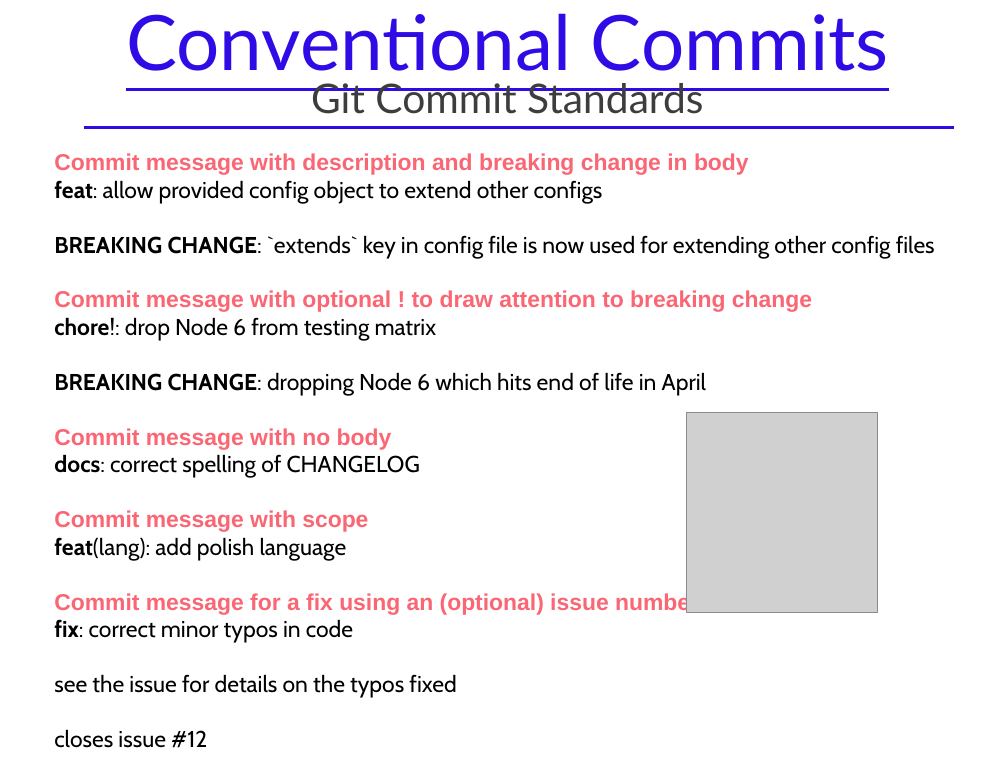
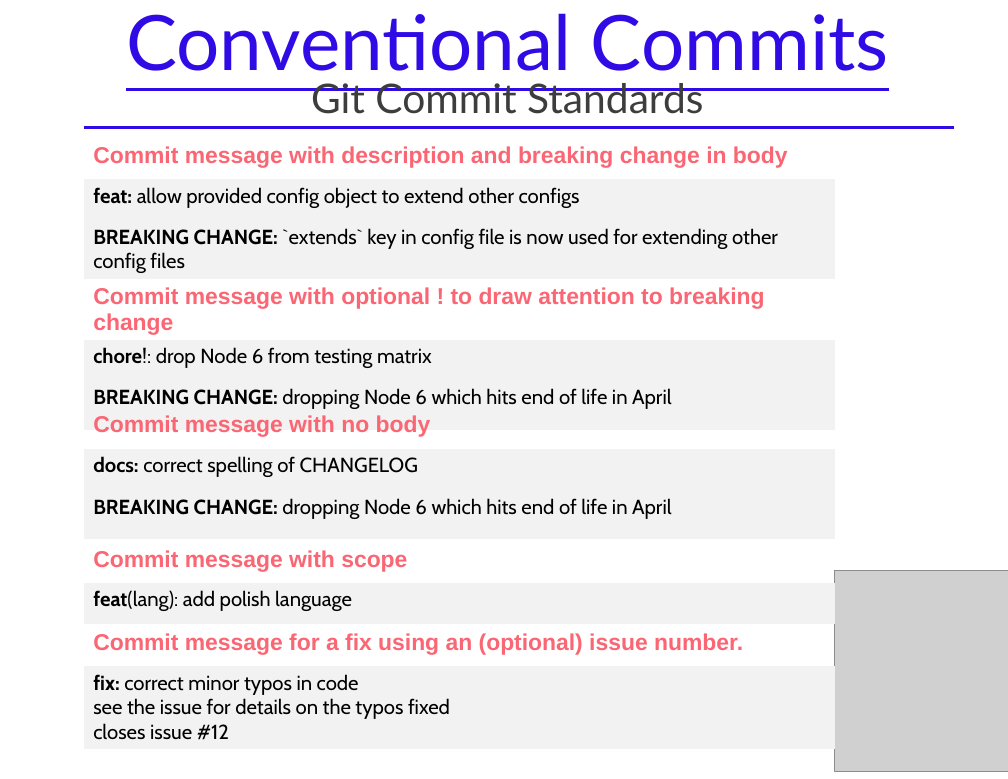
Before and after one commit to Atsukio/REST-API-Workshop, a slide deck: slide 12 of docs/REST API Workshop.pptx (slide 11 before the commit). Drawn at 1008x779 pixels with LibreOffice and Linux fonts; fonts in the diff are those of the drawing; grey boxes stand for pictures. Boxes give left, top, right and bottom in pixels: in the first picture for what was removed or moved away, otherwise in the second. Text is boxed around its words. In the diff, an @@ line names an element or a change of style, - is before the commit and + after.

```diff
--- a/docs/REST API Workshop.pptx
+++ b/docs/REST API Workshop.pptx
@@ table added at box(84, 137, 835, 278), 3 rows, 1 columns @@
+Commit message with description and breaking change in body
+feat: allow provided config object to extend other configs
+BREAKING CHANGE: `extends` key in config file is now used for extending other config files
@@ text removed at box(54, 153, 935, 748) @@
-Commit message with description and breaking change in body
-feat: allow provided config object to extend other configs
-BREAKING CHANGE: `extends` key in config file is now used for extending other config files
-Commit message with optional ! to draw attention to breaking change
-chore!: drop Node 6 from testing matrix
-BREAKING CHANGE: dropping Node 6 which hits end of life in April
-Commit message with no body
-docs: correct spelling of CHANGELOG
-Commit message with scope
-feat(lang): add polish language
-Commit message for a fix using an (optional) issue number.
-fix: correct minor typos in code
-see the issue for details on the typos fixed
-closes issue #12
@@ table added at box(84, 279, 835, 413), 3 rows, 1 columns @@
+Commit message with optional ! to draw attention to breaking change
+chore!: drop Node 6 from testing matrix
+BREAKING CHANGE: dropping Node 6 which hits end of life in April
@@ table added at box(84, 408, 835, 539), 3 rows, 1 columns @@
+Commit message with no body
+docs: correct spelling of CHANGELOG
+BREAKING CHANGE: dropping Node 6 which hits end of life in April
@@ table added at box(84, 542, 835, 624), 2 rows, 1 columns @@
+Commit message with scope
+feat(lang): add polish language
@@ picture: place and size @@
-picture at box(686, 412, 877, 613)
+picture at box(835, 571, 1008, 772)
@@ table added at box(84, 625, 835, 749), 2 rows, 1 columns @@
+Commit message for a fix using an (optional) issue number.
+fix: correct minor typos in code / see the issue for details on the typos fixed / closes issue #12
```
Also in this commit, not shown: 1 other slide changed, 1 slide added.
